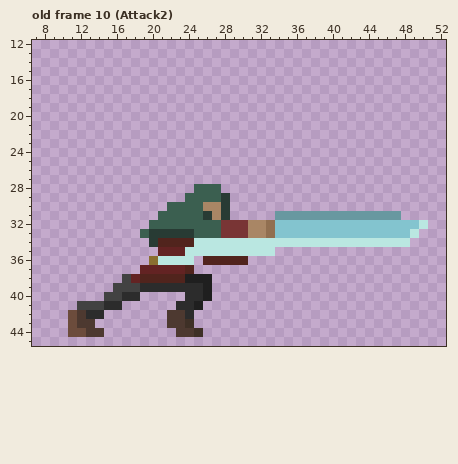
Pixel-art file, stored at RawResource/Hero.aseprite. The picture above was drawn from the file before the commit.
64x64 pixels, 15 frames. Shown: old frame 10 (Attack2): x 7..52, y 12..45. The commit also changed other frames, which this record leaves out.
And afterwards:
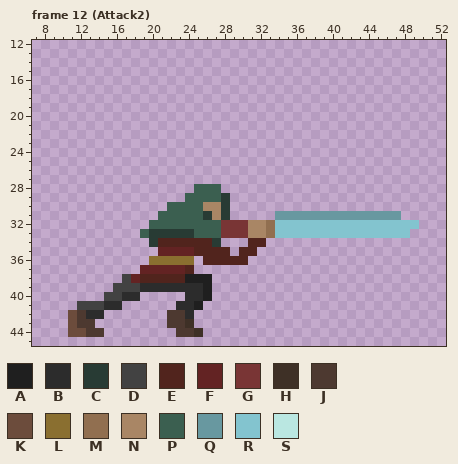
Palette (. is transparent): A #1f1f1f  B #2c2c2c  C #283b34  D #424242  E #51241d  F #632323  G #793535  H #3e3026  J #4d3930  K #6c4c3c  L #8a6f30  M #916f50  N #a98665  P #3b5f50  Q #6898a0  R #83c4cf  S #bae7e1
A new or re-ordered frame is compared with the old frame closest to it.
Diff:
frames re-ordered
--- frame 12 (Attack2) against old frame 10 (Attack2), layer "SwordEffect"
@@ x 7..52 @@
 31 ..............PPPPPCNC.....QQQQQQQQQQQQQQ.....
-32 .............PPPPPPPPGGGNNMRRRRRRRRRRRRRRRRS..
-33 ............PCCCCCPPPGGGNNMRRRRRRRRRRRRRRRS...
-34 .............CEEEESSSSSSSSSSSSSSSSSSSSSSSS....
-35 ..............FFFSSSSSSSSSS...................
-36 .............LSSSS.EEEEE......................
+32 .............PPPPPPPPGGGNNMRRRRRRRRRRRRRRRR...
+33 ............PCCCCCPPPGGGNNMRRRRRRRRRRRRRRR....
+34 .............CEEEEEEC...EE....................
+35 ..............FFFFEEEE.EE.....................
+36 .............LLLLL.EEEEE......................
 37 ............FFFFFE............................
